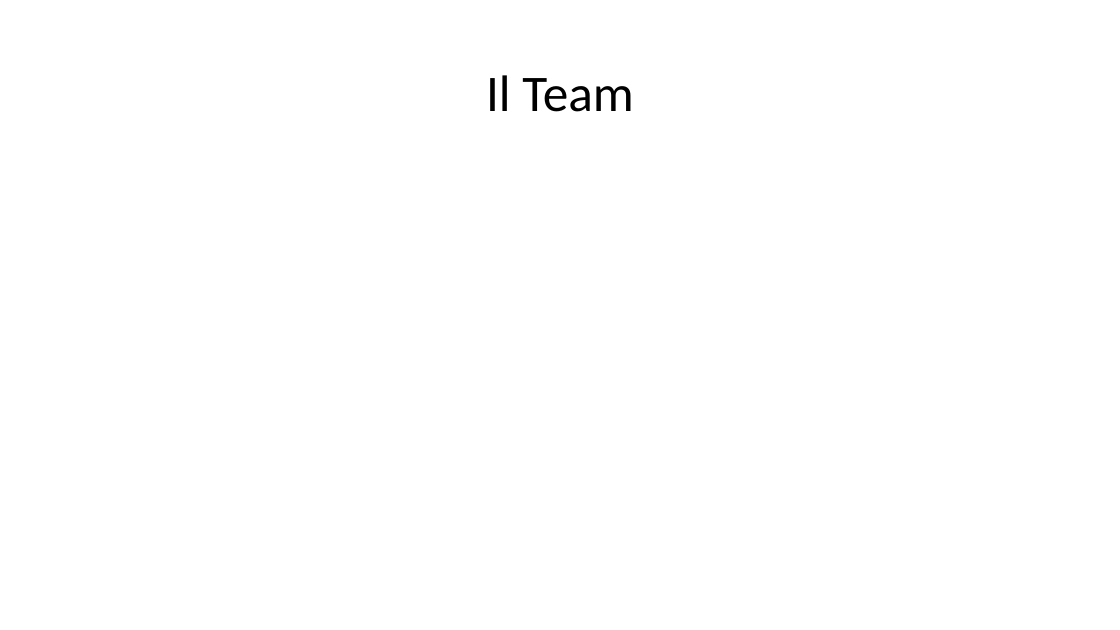
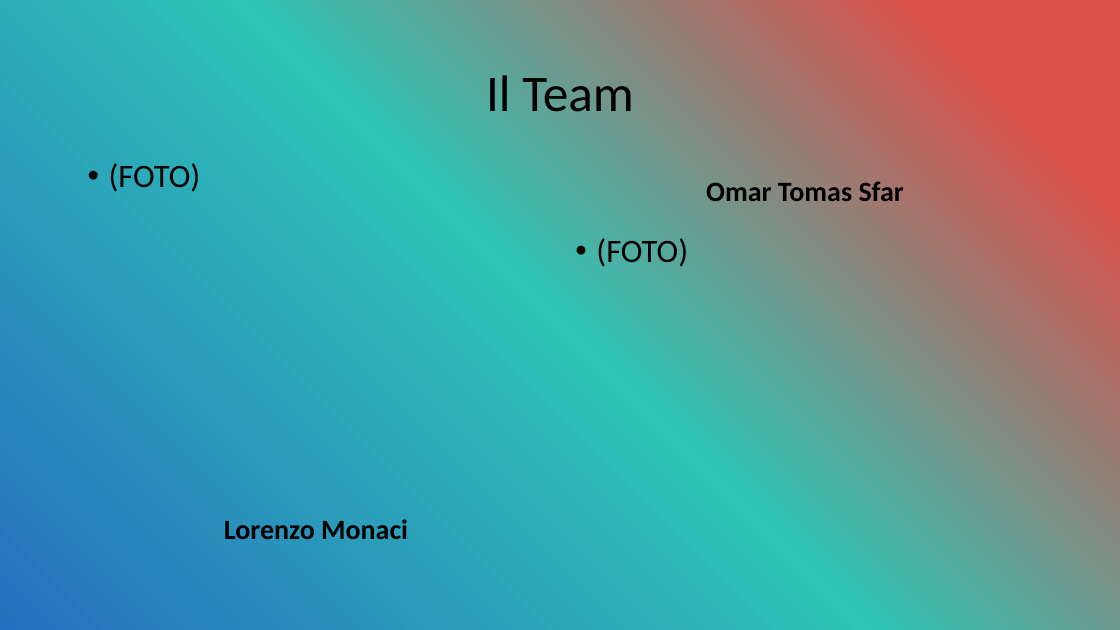
Before and after one commit to OMGitsDrake/PWEOA23-IDueMoschettieri, a slide deck: slide 2 of I Due Moschettieri.pptx. Drawn at 1120x630 pixels with LibreOffice and Linux fonts; fonts in the diff are those of the drawing. Boxes give left, top, right and bottom in pixels: in the first picture for what was removed or moved away, otherwise in the second. Text is boxed around its words. In the diff, an @@ line names an element or a change of style, - is before the commit and + after.

```diff
--- a/I Due Moschettieri.pptx
+++ b/I Due Moschettieri.pptx
@@ background #FFFFFF to gradient #DB504A to #2EC4B6 to #276FBF @@
@@ text added at box(109, 163, 201, 192), 28 pt, text #000000 @@
+• (FOTO)
@@ text added at box(706, 181, 904, 201), 24 pt, text #000000, bold @@
+Omar Tomas Sfar
@@ text added at box(596, 238, 688, 267), 28 pt, text #000000 @@
+• (FOTO)
@@ text added at box(224, 519, 408, 539), 24 pt, text #000000, bold @@
+Lorenzo Monaci
```
Also in this commit, not shown: 8 other slides changed, 18 other files.
